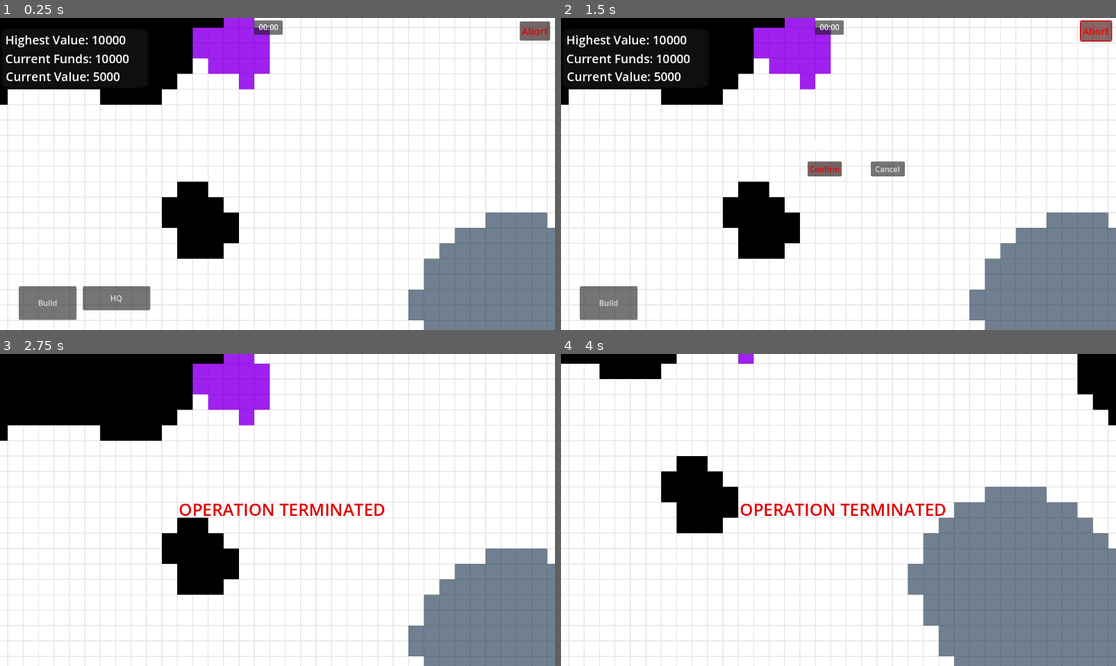
Above: before the commit, frames 1-4 (two rows, left to right).
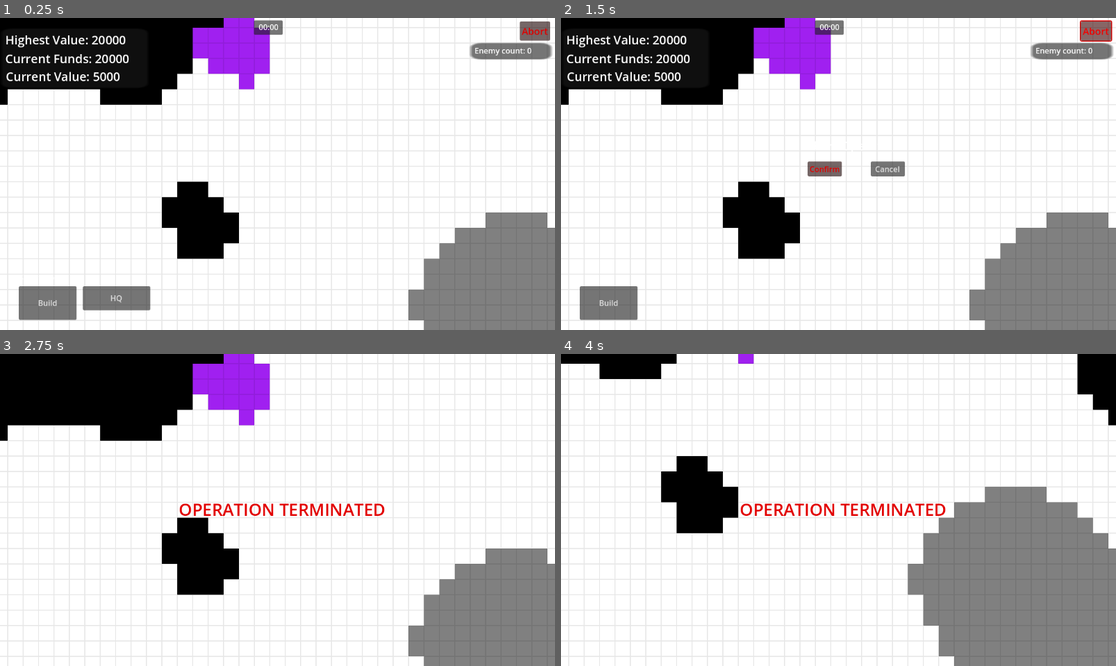
Above: after the commit, the same moments.

Repository: dwlee0802/BusinessTD
Game: Godot game, scene res://Scenes/game.tscn
Same seed, same stepped clock (60 frames per second), same inputs: the game is played once before the commit and once after it.
Inputs (mouse positions are in pixels of both pictures, inside the frame that each line leads up to):
- Up to frame 1 (0.25 s): no input
- Up to frame 2 (1.5 s): click "Build" at 0.5 s; click "Abort" at 1.25 s
- Up to frame 3 (2.75 s): click "Confirm" at 2 s
- Up to frame 4 (4 s): tap Enter at 2.75 s; move the mouse to (960, 494) at 2.77 s; hold D 2.78-3.53 s; click (960, 494) at 2.92 s; tap Space at 3.5 s; move the mouse to (727, 525) at 3.52 s; hold S from 3.53 s (still down); click (727, 525) at 3.67 s

The runs differ from the first frame. In frame 1, 0.8% of the frame differs, in the area x 16-100%, y 5-15%; in frame 2, 0.8%; in frame 3, less than 0.1%; in frame 4, less than 0.1%.

Commit message:
Added current enemy count UI.

Diff:
--- a/Scenes/enemyUnit.gd
+++ b/Scenes/enemyUnit.gd
@@ -37,6 +37,7 @@
 		var eff = enemyDeathEffect.instantiate()
 		eff.global_position = position
 		game.add_child(eff)
+		game.enemyCurrentCount -= 1
 		queue_free()
 
 	if healthBar.scale.x > 32 * hitPoints / maxHitPoints:
@@ -45,7 +46,7 @@
 var tempHolder: float = 0
 
 func _physics_process(delta):
-	if len(path) > pathCount:
+	if len(path) - 1 > pathCount:
 		if position.distance_to(pathfinding.get_point_position(path[pathCount])) < 1:
 			pathCount += 1
 	else:
@@ -61,21 +62,22 @@
 
 		game.add_child(enemyDeathEffect.instantiate())
 		queue_free()
-	else:
-		attackTarget = game.playerStructures.pick_random()
 
+	tempHolder += delta
+	if tempHolder > 0.5:
+		# slow down if tile is a slowdown tile
+		var space = get_viewport().world_2d.direct_space_state
+		var param = PhysicsPointQueryParameters2D.new()
+		param.position = position
+		param.collision_mask = 4
+		var result = space.intersect_point(param)
 
-	# slow down if tile is a slowdown tile
-	var space = get_viewport().world_2d.direct_space_state
-	var param = PhysicsPointQueryParameters2D.new()
-	param.position = position
-	param.collision_mask = 4
-	var result = space.intersect_point(param)
+		if result[0] != null and result[0].collider.isSlowDown == true:
+			speedModifier = 0.5
+		else:
+			speedModifier = 1
 
-	if result[0] != null and result[0].collider.isSlowDown == true:
-		speedModifier = 0.5
-	else:
-		speedModifier = 1
+		tempHolder = 0
 
 
 func ReceiveHit(amount):
--- a/Scenes/game.gd
+++ b/Scenes/game.gd
@@ -32,20 +32,26 @@
 # upfront cost of buildings
 var buildingCosts = [1500, 0, 4000, 1000]
 
+# the time between each enemy wave
 var spawnRate: float = 30
 var spawnRateHolder: float = 30
-var spawnCount: float = 20
-var difficultyScale: float = 2
-var enemyDifficultyIncrease: int = 0
-var enemyMaxCount: int = 400
+# how many enemies spawn for each wave
+var spawnCount: float = 500
+# determines the rate in which enemy count increases
+var difficultyScale: float = 1
+# determines the rate enemy health increases
+var enemyDifficultyIncrease: int = 1
+var enemyMaxCount: int = 500
+var enemyCurrentCount: int = 0
+var enemyCurrentCountUI
 
 var gameStarted: bool = false
 var gamePaused: bool = true
 
 signal game_ended
 
-var operationFunds: float = 10000
-var highestValuePoint: float = 10000
+var operationFunds: float = 20000
+var highestValuePoint: float = 20000
 
 var operationTime: float = 0
 var operationTimeUI
@@ -59,6 +65,7 @@
 	homeBlock = get_node("MapBlock")
 	operationTimeUI = get_node("Camera/CanvasLayer/InGameUI/OperationTimeUI")
 	get_node("Camera").FocusOnTile(homeBlock.blockTiles[int(homeBlock.boardWidth/2)][int(homeBlock.boardWidth/2)])
+	enemyCurrentCountUI = get_node("Camera/CanvasLayer/InGameUI/EnemyCountLabel")
 
 	for i in range(1, homeBlock.boardWidth):
 		if homeBlock.blockTiles[1][i].passable == true:
@@ -73,6 +80,8 @@
 
 # Called every frame. 'delta' is the elapsed time since the previous frame.
 func _process(delta):
+	enemyCurrentCountUI.text = "Enemy count: " + str(enemyCurrentCount)
+
 	if not playerStructures.is_empty():
 		operationTime += delta
 		operationTimeUI.text = str(int(operationTime)) + ":" + str(int(operationTime * 100) % 100)
@@ -97,7 +106,12 @@
 		if spawnRateHolder > spawnRate:
 			# randomly spawn enemies at the edge of the map
 			for i in range(int(spawnCount)):
-				SpawnEnemy(edgeTiles.pick_random(), playerStructures.pick_random().placedTile, enemyDifficultyIncrease * 5)
+				var target = playerStructures.pick_random()
+				if target != null:
+					SpawnEnemy(edgeTiles.pick_random(), target.placedTile, enemyDifficultyIncrease * 5)
+				else:
+					target = playerStructures.pick_random()
+
 			spawnCount *= difficultyScale
 			if spawnCount > enemyMaxCount:
 				spawnCount = enemyMaxCount
@@ -278,6 +292,7 @@
 	newUnit.startingTile = where
 	newUnit.targetTile = attackWhat
 	add_child(newUnit)
+	enemyCurrentCount += 1
 
 
 func UpdateSupply():
--- a/Scenes/game.tscn
+++ b/Scenes/game.tscn
@@ -328,6 +328,22 @@
 offset_top = 15.0
 offset_right = 45.0
 offset_bottom = 55.0
+scale = Vector2(7.60074, 3.08)
+
+[node name="EnemyCountLabel" type="Label" parent="Camera/CanvasLayer/InGameUI"]
+layout_mode = 0
+offset_left = 987.0
+offset_top = 49.0
+offset_right = 1137.0
+offset_bottom = 75.0
+text = "Enemy Count: 0000"
+
+[node name="Background" type="Panel" parent="Camera/CanvasLayer/InGameUI/EnemyCountLabel"]
+z_index = -10
+offset_left = -8.0
+offset_top = -4.0
+offset_right = 14.0
+offset_bottom = 7.0
 scale = Vector2(7.60074, 3.08)
 
 [node name="MapBlock" parent="." instance=ExtResource("2_d8xa2")]
@@ -375,3 +391,5 @@
 [connection signal="mouse_exited" from="Camera/CanvasLayer/InGameUI/Background2" to="." method="_on_mouse_exited_ui"]
 [connection signal="mouse_entered" from="Camera/CanvasLayer/InGameUI/Background" to="." method="_on_mouse_entered_ui"]
 [connection signal="mouse_exited" from="Camera/CanvasLayer/InGameUI/Background" to="." method="_on_mouse_exited_ui"]
+[connection signal="mouse_entered" from="Camera/CanvasLayer/InGameUI/EnemyCountLabel/Background" to="." method="_on_mouse_entered_ui"]
+[connection signal="mouse_exited" from="Camera/CanvasLayer/InGameUI/EnemyCountLabel/Background" to="." method="_on_mouse_exited_ui"]
--- a/Scenes/map_block.gd
+++ b/Scenes/map_block.gd
@@ -59,15 +59,21 @@
 			blockTiles[y][x].noise2 = noise_level2
 			blockTiles[y][x].noise3 = noise_level3
 
+			var sprite = blockTiles[y][x].get_node("Sprite2D")
+
 			if noise_level2 < 0.34:
 				blockTiles[y][x].isSlowDown = true
+				sprite.modulate = Color.WEB_GRAY
 			if noise_level > 0.55:
 				blockTiles[y][x].occupied = true
 				blockTiles[y][x].passable = false
+				sprite.modulate = Color.BLACK
 			if noise_level > 0.8:
 				blockTiles[y][x].isDeposit = true
+				sprite.modulate = Color.PURPLE
 			if noise_level3 > 0.79:
 				blockTiles[y][x].isDeposit = true
+				sprite.modulate = Color.PURPLE
 
 
 	for items in blockTiles:
--- a/Scenes/tile.gd
+++ b/Scenes/tile.gd
@@ -37,31 +37,6 @@
 # Called when the node enters the scene tree for the first time.
 func _ready():
 	game = get_parent().get_parent()
-	if isDeposit:
-		pass
-#		get_node("Sprite2D").modulate = Color.PURPLE
-	elif isSlowDown:
-		pass
-#		get_node("Sprite2D").modulate = Color.SLATE_GRAY
-	else:
-		pass
-#		get_node("Sprite2D").modulate = Color.ANTIQUE_WHITE
-
-
-func _process(delta):
-	if noise2 < 0.34:
-		get_node("Sprite2D").modulate = Color.SLATE_GRAY
-		isSlowDown = true
-	if noise > 0.55:
-		get_node("Sprite2D").modulate = Color.BLACK
-		occupied = true
-		passable = false
-	if noise > 0.8:
-		get_node("Sprite2D").modulate = Color.PURPLE
-		isDeposit = true
-	if noise3 > 0.79:
-		get_node("Sprite2D").modulate = Color.PURPLE
-		isDeposit = true
 
 
 func _to_string():
